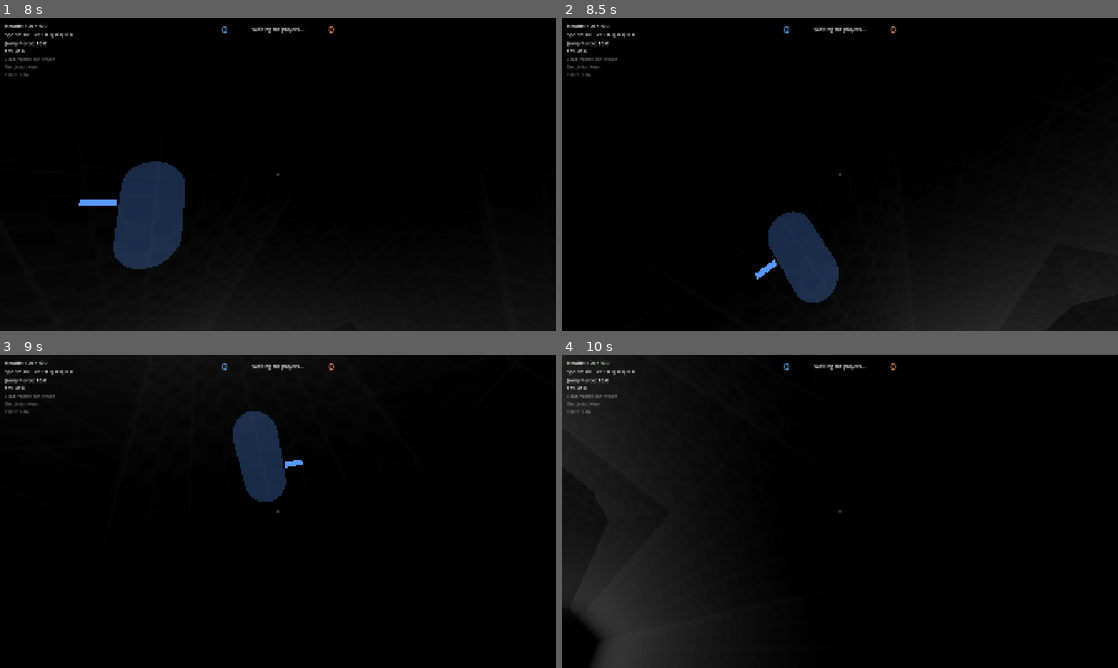
Above: before the commit, frames 1-4 (two rows, left to right).
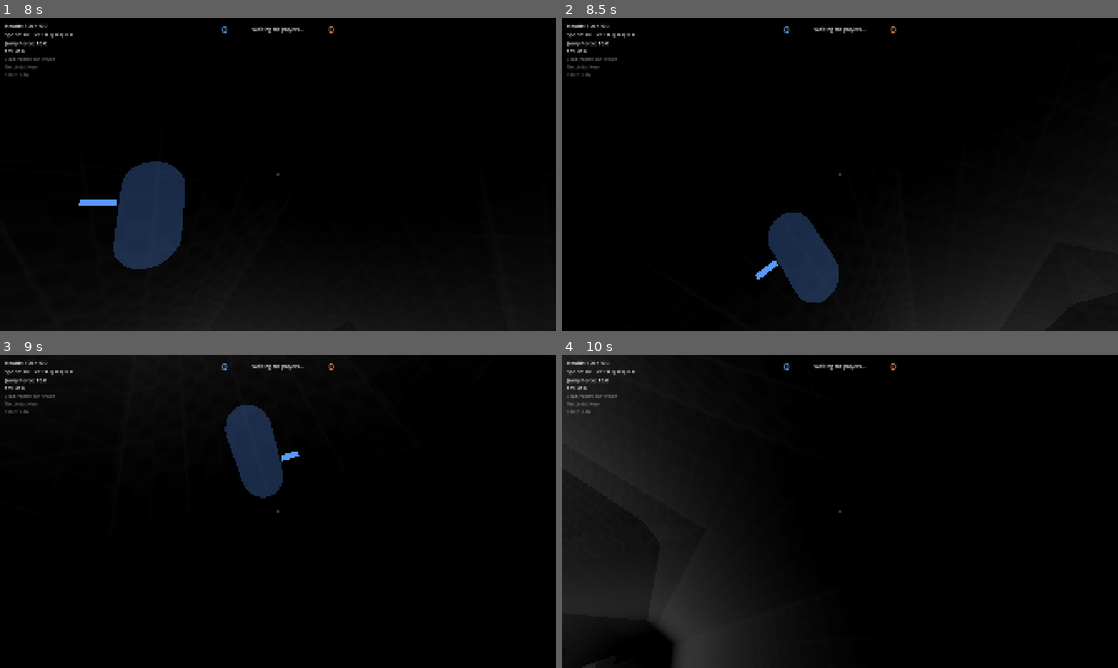
Above: after the commit, the same moments.

Repository: mylestt/enders-game-inspo
Game: Godot game, scene res://scenes/start_menu.tscn
Same seed, same stepped clock (60 frames per second), same inputs: the game is played once before the commit and once after it.
Inputs (mouse positions are in pixels of both pictures, inside the frame that each line leads up to):
- Up to frame 1 (8 s): click "Continue" at 0.5 s; click "Test Arena" at 1.25 s; click "Launch" at 2 s; tap Enter at 2.75, 4.25, 5.75 s; move the mouse to (305, 174) at 2.77 s; hold Right mouse button (aim) 2.78-3.53 s; hold W (booster_forward) from 2.78 s (still down); click (305, 174) at 2.92 s; tap Space (push) at 3.5, 5, 6.5 s; move the mouse to (250, 174) at 3.52 s; tap Ctrl (ctrl_push) at 3.6 s; move the mouse to (289, 168) at 4.27 s; hold Alt (free_look) 4.28-5.03 s; move the mouse to (272, 180) at 5.02 s; tap F (grab) at 5.1 s; click (272, 180) at 5.17 s; move the mouse to (316, 177) at 5.77 s; hold E (grapple_fire) 5.78-6.53 s; move the mouse to (233, 171) at 6.52 s; tap Middle mouse button (grapple_reel) at 6.6 s; move the mouse to (283, 174) at 7.27 s; hold Q (grapple_release) from 7.28 s (still down); click (283, 174) at 7.42 s
- Up to frame 2 (8.5 s): move the mouse to (817, 168) at 8.02 s; release W (booster_forward) at 8.03 s; release Q (grapple_release) at 8.03 s; hold D (roll_right) from 8.03 s (still down); tap J (join_game) at 8.1 s
- Up to frame 3 (9 s): move the mouse to (305, 511) at 8.77 s; release D (roll_right) at 8.78 s; hold W (booster_forward) from 8.78 s (still down); tap Space (push) at 8.85 s
- Up to frame 4 (10 s): keep holding W (booster_forward); move the mouse to (812, 511) at 9.52 s; tap Shift (stabilize_rotation) at 9.6 s; click (812, 511) at 9.67 s

Frame 1 is identical in both runs. In frame 2, less than 0.1% of the frame differs, in the area x 34-50%, y 61-91%; in frame 3, 0.7%; in frame 4, 2.1%, in the area x 0-26%, y 80-100%.

Commit message:
reduced linear dampening

Diff:
--- a/player.tscn
+++ b/player.tscn
@@ -20,6 +20,7 @@
 gravity_scale = 0.0
 angular_damp = 0.5
 script = ExtResource("1_2hs0m")
+linear_damp_value = 0.0
 
 [node name="MovementController" type="Node" parent="." unique_id=294609104]
 script = ExtResource("2_1jxqw")
--- a/scripts/player.gd
+++ b/scripts/player.gd
@@ -1,6 +1,11 @@
 extends RigidBody3D
 
-@export var linear_damp_value: float = 0.0
+# THE air-resistance knobs, and they are exact: _ready puts both damps in REPLACE mode, so
+# these values fully override the project's hidden 0.1 world default (which, in the default
+# Combine mode, silently ADDED to whatever was set here — a "0" still decayed at 0.1/s).
+# linear = drift decay per second while flying (0 = coast forever; 0.1 = the old feel);
+# angular = how quickly spin dies off.
+@export var linear_damp_value: float = 0.1
 @export var angular_damp_value: float = 1.2
 
 # Uniform (isotropic) rotational inertia. The capsule's natural inertia is anisotropic, which
@@ -65,6 +70,8 @@
 func _ready() -> void:
 	add_to_group("players")
 	gravity_scale = 0.0
+	linear_damp_mode = RigidBody3D.DAMP_MODE_REPLACE
+	angular_damp_mode = RigidBody3D.DAMP_MODE_REPLACE
 	linear_damp = linear_damp_value
 	angular_damp = angular_damp_value
 	inertia = Vector3.ONE * rotational_inertia
